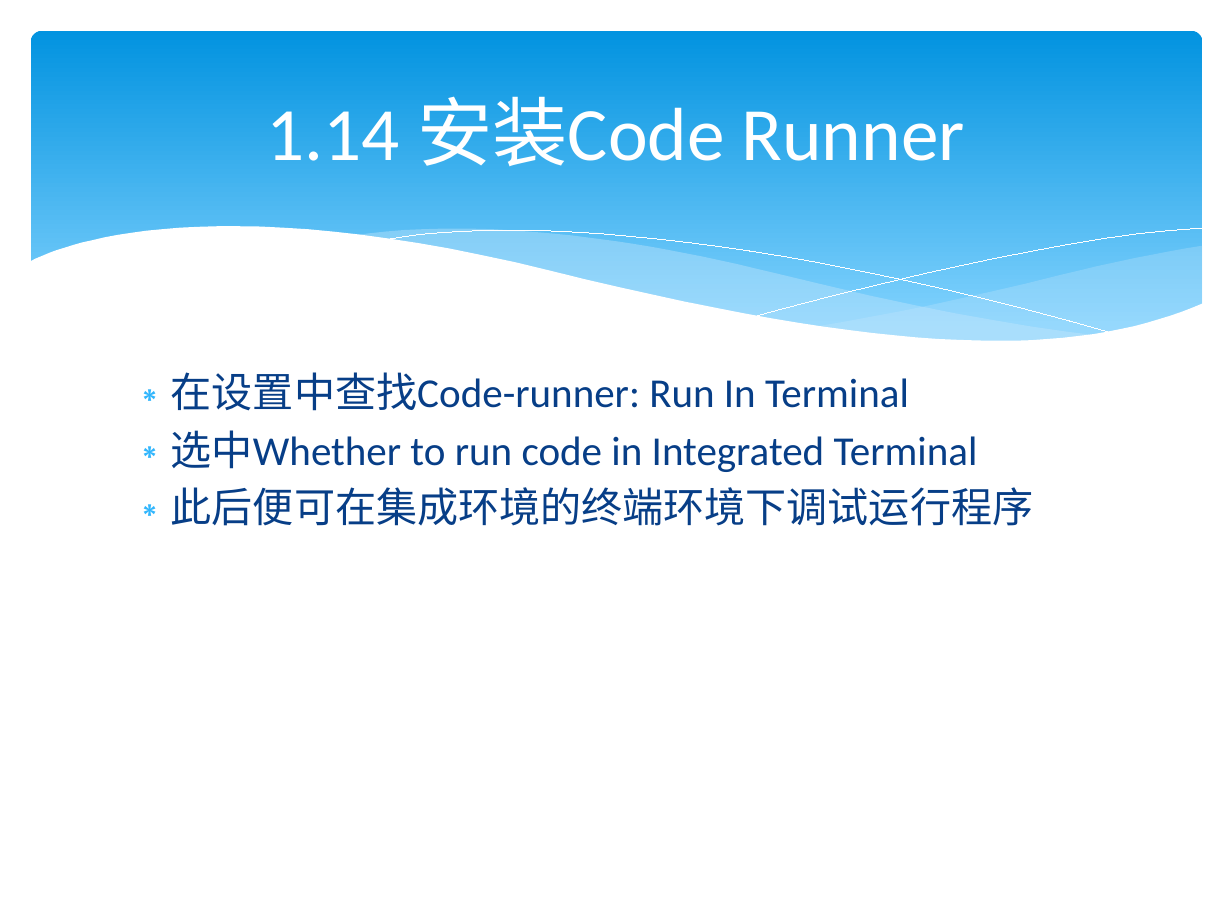
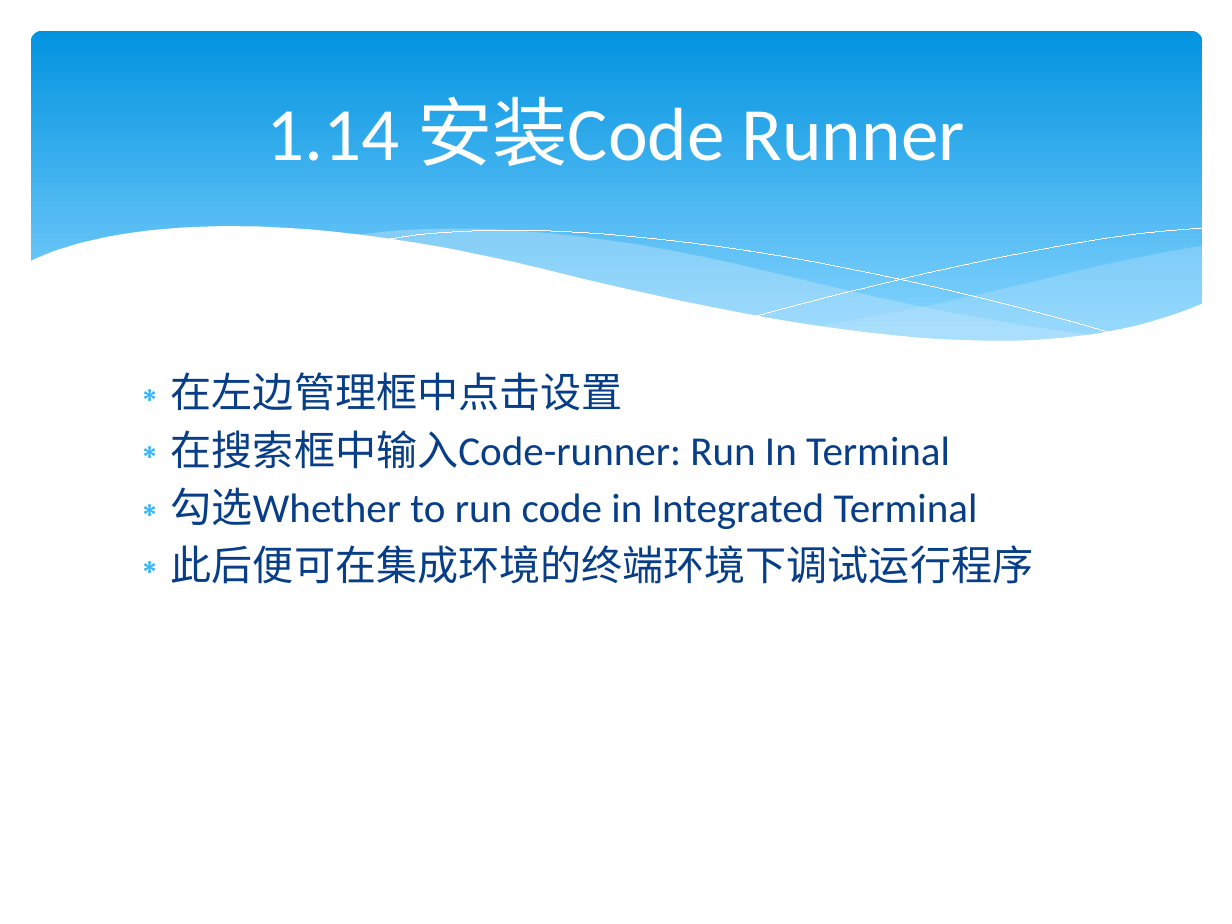
Before and after one commit to lamplight8/cpp, a slide deck: slide 131 of ppt/ch01_绪论_1.pptx (slide 128 before the commit). Drawn at 1232x924 pixels with LibreOffice and Linux fonts; fonts in the diff are those of the drawing. Boxes give left, top, right and bottom in pixels: in the first picture for what was removed or moved away, otherwise in the second. Text is boxed around its words. In the diff, an @@ line names an element or a change of style, - is before the commit and + after.

```diff
--- a/ppt/ch01_绪论_1.pptx
+++ b/ppt/ch01_绪论_1.pptx
@@ text at box(171, 372, 978, 529): text changed @@
-∗ 在设置中查找Code-runner: Run In Terminal
-∗ 选中Whether to run code in Integrated Terminal
+∗ 在左边管理框中点击设置
+∗ 在搜索框中输入Code-runner: Run In Terminal
+∗ 勾选Whether to run code in Integrated Terminal
```
Also in this commit, not shown: 27 other slides changed, 4 slides added.
